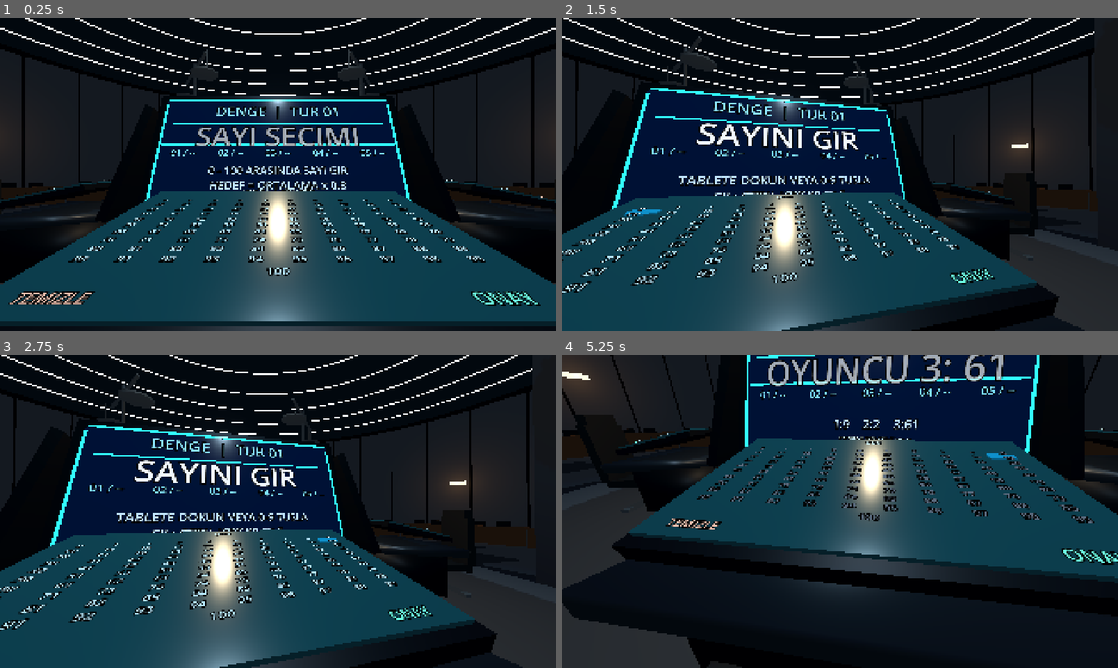
Above: before the commit, frames 1-4 (two rows, left to right).
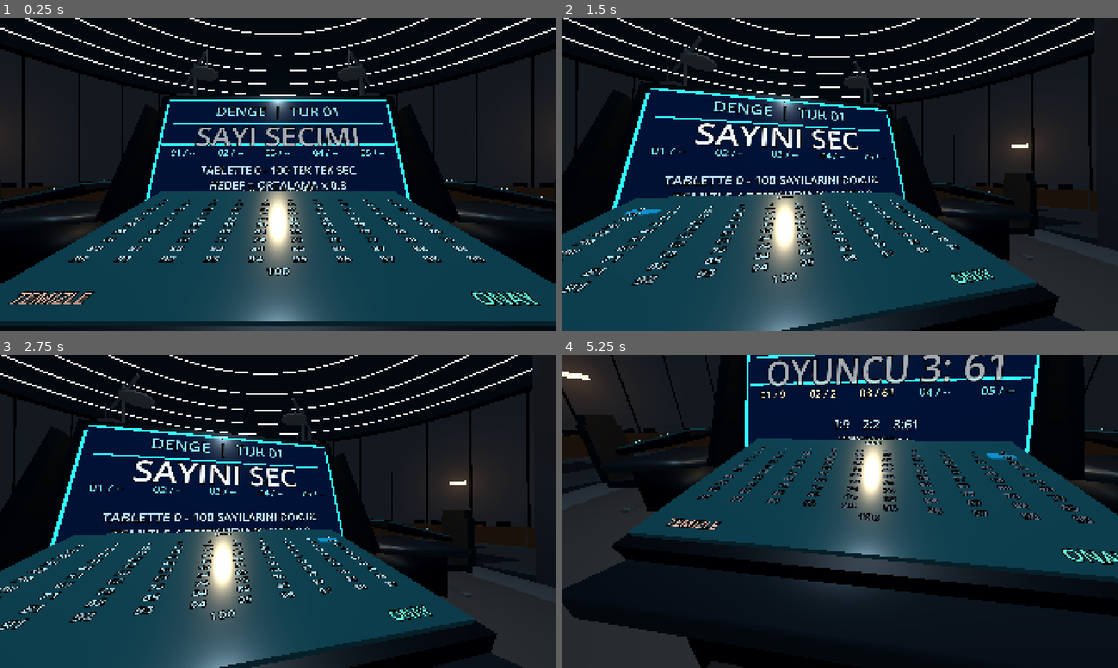
Above: after the commit, the same moments.

Repository: SerkanAydin06/DENGE
Game: Godot game, scene res://scenes/game_room.tscn
Two runs of this game, one before a commit and one after it. Both use one fixed random seed, a clock stepped at 60 frames per second and the inputs below.
Inputs (mouse positions are in pixels of both pictures, inside the frame that each line leads up to):
- Up to frame 1 (0.25 s): no input
- Up to frame 2 (1.5 s): tap Enter at 0.5 s; move the mouse to (867, 174) at 0.52 s; tap E at 0.6 s; click (867, 174) at 0.67 s; move the mouse to (728, 190) at 1.27 s; tap 0 at 1.35 s; click (728, 190) at 1.42 s
- Up to frame 3 (2.75 s): tap Space at 2 s; move the mouse to (333, 442) at 2.02 s; tap 9 at 2.1 s; click (333, 442) at 2.17 s
- Up to frame 4 (5.25 s): tap Enter at 2.75, 3.6 s; move the mouse to (812, 574) at 2.77 s; tap Backspace at 2.85 s; click (812, 574) at 2.92 s; tap Space at 3.5 s; move the mouse to (878, 514) at 3.52 s; click (878, 514) at 3.67 s; move the mouse to (795, 508) at 4.27 s; tap Keypad Enter at 4.35 s; click (795, 508) at 4.42 s; move the mouse to (845, 511) at 5.02 s; tap E at 5.1 s; click (845, 511) at 5.17 s

The runs differ from the first frame. In frame 1, 0.5% of the frame differs, in the area x 35-65%, y 47-50%; in frame 2, 1.8%, in the area x 18-57%, y 33-57%; in frame 3, 1.8%; in frame 4, 0.3%.

Commit message:
Update monitor tutorial and progressive five-player scoreboard for 0–100 tablet selection

Diff:
--- a/scripts/game_room.gd
+++ b/scripts/game_room.gd
@@ -104,13 +104,15 @@
 	tablet_mode = enabled
 	Input.mouse_mode = Input.MOUSE_MODE_VISIBLE if enabled else Input.MOUSE_MODE_CAPTURED
 	if enabled:
-		_broadcast("DENGE  |  TUR %02d" % round_number, "SAYINI GIR", "TABLETE DOKUN VEYA 0-9 TUSLA\nSIL: GERI    OK: KILITLE", "ESC: BAKISA DON")
+		_broadcast("DENGE  |  TUR %02d" % round_number, "SAYINI SEC", "TABLETTE 0 - 100 SAYILARINI DOKUN\nTEMIZLE / ONAY VEYA KLAVYE 0-9", "ESC: BAKISA DON")
 
 func _broadcast(title: String, headline: String, details: String, footer: String) -> void:
 	for station in stations:
 		station.set_monitor_page(title, headline, details, footer)
 
 func _prepare_round() -> void:
+	for station in stations:
+		station.set_monitor_numbers(["--", "--", "--", "--", "--"])
 	tablet_mode = false
 	revealing = false
 	round_result_ready = false
@@ -122,7 +124,7 @@
 	_broadcast(
 		"DENGE  |  TUR %02d" % round_number,
 		"SAYI SECIMI",
-		"0 - 100 ARASINDA SAYI GIR\nHEDEF = ORTALAMA x 0.8\nEN YAKIN SAYI KAZANIR",
+		"TABLETTE 0 - 100 TEK TEK SEC\nHEDEF = ORTALAMA x 0.8\nEN YAKIN SAYI KAZANIR",
 		"TABLETE BAK + E"
 	)
 
@@ -155,6 +157,8 @@
 	var shown: Array[String] = ["--", "--", "--", "--", "--"]
 	for i in range(selections.size()):
 		shown[i] = str(selections[i]) if selections[i] >= 0 else "X"
+		for station in stations:
+			station.set_monitor_numbers(shown)
 		_broadcast(
 			"DENGE  |  SAYILAR",
 			"OYUNCU %d: %s" % [i + 1, shown[i]],
